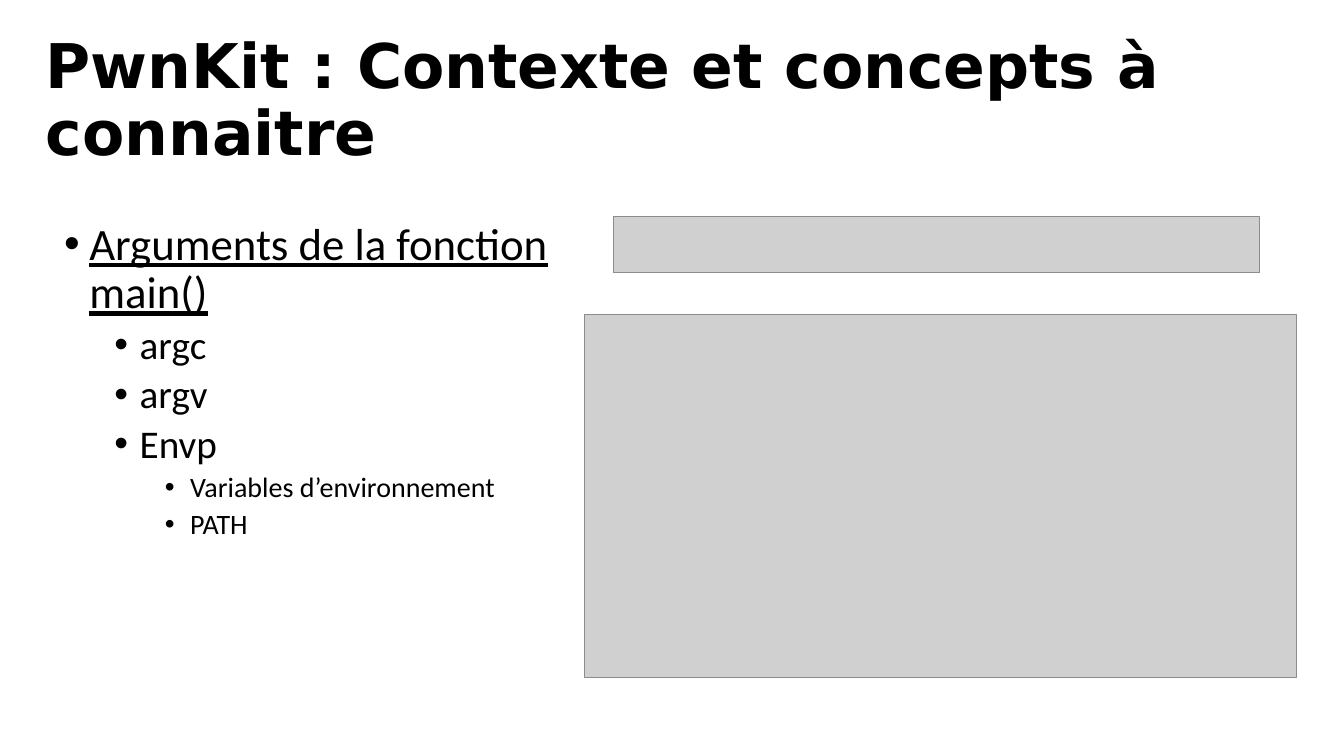
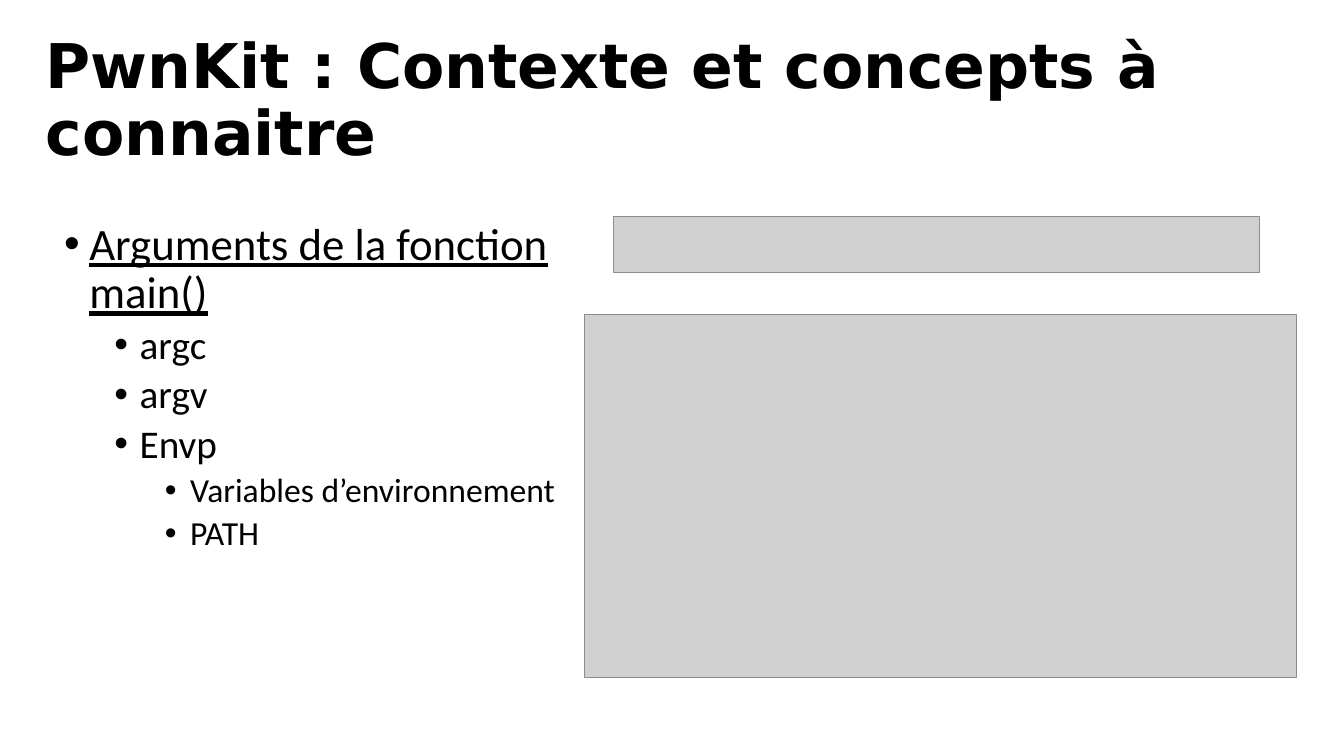
Before and after one commit to antoineghigny/SYSG5, a slide deck: slide 13 of 56359/Présentation/AntoineGhigny_ExploitatonDeFaillesDeSecurite.pptx. Drawn at 1344x756 pixels with LibreOffice and Linux fonts; fonts in the diff are those of the drawing; grey boxes stand for pictures. Boxes give left, top, right and bottom in pixels: in the first picture for what was removed or moved away, otherwise in the second. Text is boxed around its words. In the diff, an @@ line names an element or a change of style, - is before the commit and + after.

```diff
--- a/56359/Présentation/AntoineGhigny_ExploitatonDeFaillesDeSecurite.pptx
+++ b/56359/Présentation/AntoineGhigny_ExploitatonDeFaillesDeSecurite.pptx
@@ text at (190,478,555,545): size 20 to 24 pt in "Variables d’environnement", "PATH" @@
```
Also in this commit, not shown: 2 other slides changed, 1 slide added.
